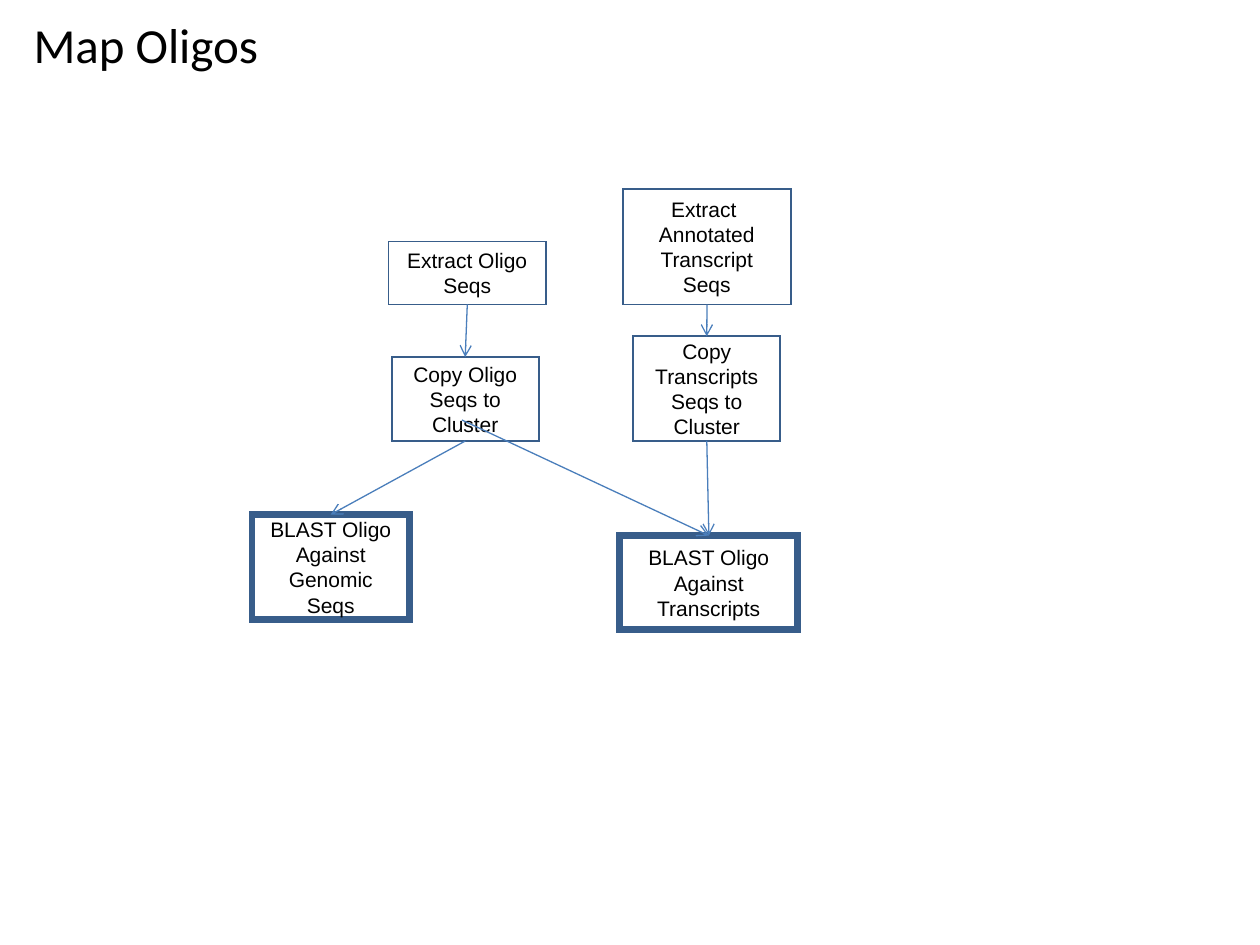
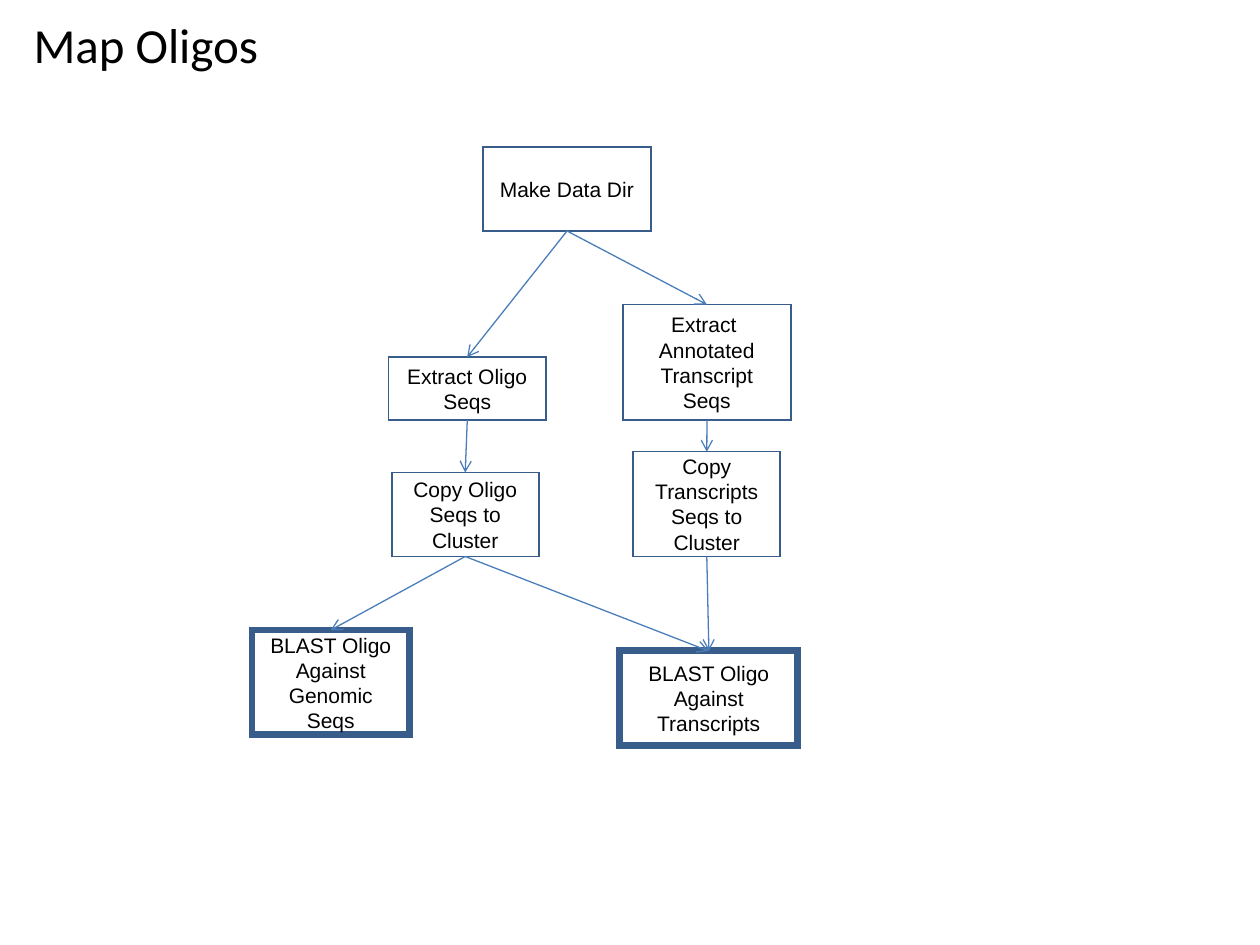
Before and after one commit to VEuPathDB/ApiCommonWorkflow, a slide deck: slide 34 of Main/doc/IntegratedWorkflow.ppt (slide 33 before the commit). Drawn at 1260x945 pixels with LibreOffice and Linux fonts; fonts in the diff are those of the drawing. Boxes give left, top, right and bottom in pixels: in the first picture for what was removed or moved away, otherwise in the second. Text is boxed around its words. In the diff, an @@ line names an element or a change of style, - is before the commit and + after.

```diff
--- a/Main/doc/IntegratedWorkflow.ppt
+++ b/Main/doc/IntegratedWorkflow.ppt
@@ rectangle added at [483, 147, 650, 232], fill #FFFFFF, outline #385D8A 0.99 pt, 12 pt, text #000000 @@
+Make Data Dir
@@ arrow added from (567, 231) to (467, 357), #4A7EBB 0.74 pt @@
@@ arrow added from (567, 231) to (707, 305), #4A7EBB 0.74 pt @@
@@ 6 rectangles, 4 arrows: place and size @@
-6 rectangles, 4 arrows at [252, 189, 799, 630]
+6 rectangles, 4 arrows at [252, 305, 799, 746]
@@ arrow moved from (462, 420) - (709, 536) to (465, 557) - (708, 651) @@
```
Also in this commit, not shown: 8 other slides changed, 2 slides added, 1 slide removed.
